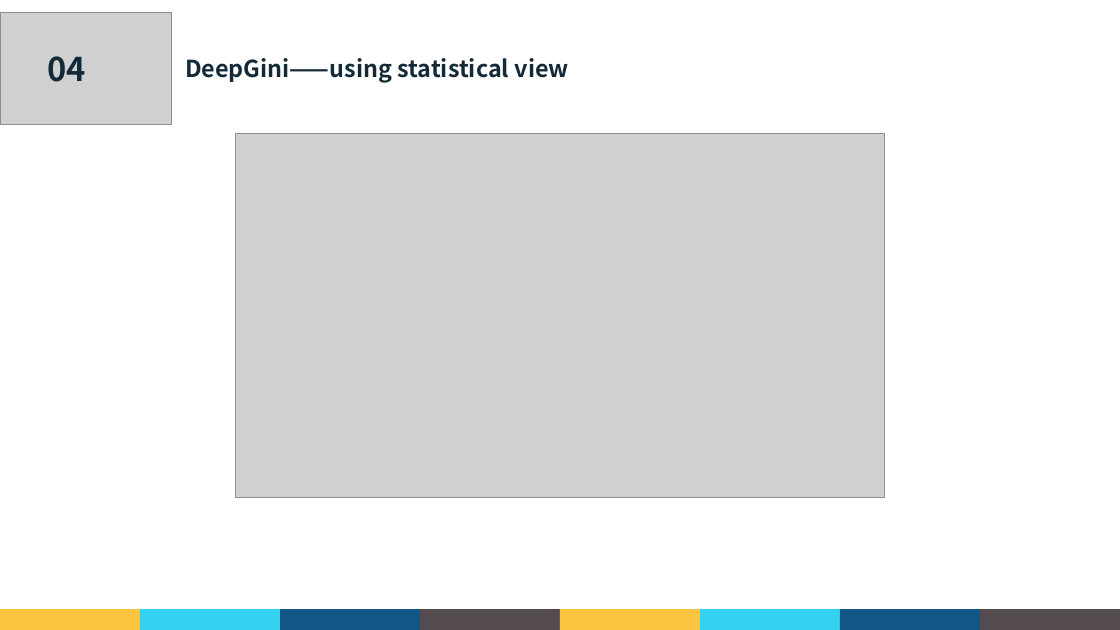
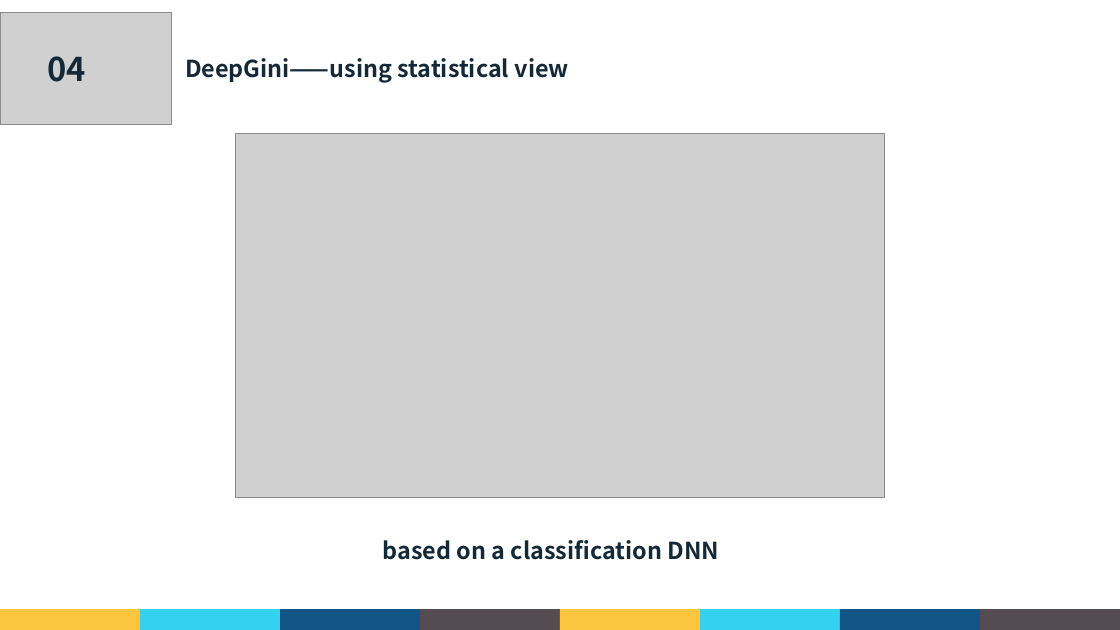
Before and after one commit to GaryHua226/AutomatedTesting, a slide deck: slide 20 of 课堂汇报/郭礼华_181250038.pptx. Drawn at 1120x630 pixels with LibreOffice and Linux fonts; fonts in the diff are those of the drawing; grey boxes stand for pictures; background and template pictures are left out. Boxes give left, top, right and bottom in pixels: in the first picture for what was removed or moved away, otherwise in the second. Text is boxed around its words. In the diff, an @@ line names an element or a change of style, - is before the commit and + after.

Commit message:
update ppt

```diff
--- a/课堂汇报/郭礼华_181250038.pptx
+++ b/课堂汇报/郭礼华_181250038.pptx
@@ text added at <box>383,540,720,560</box>, 20 pt, text #142938, bold @@
+based on a classification DNN
```
Also in this commit, not shown: 3 slides added, 20 slides removed.
